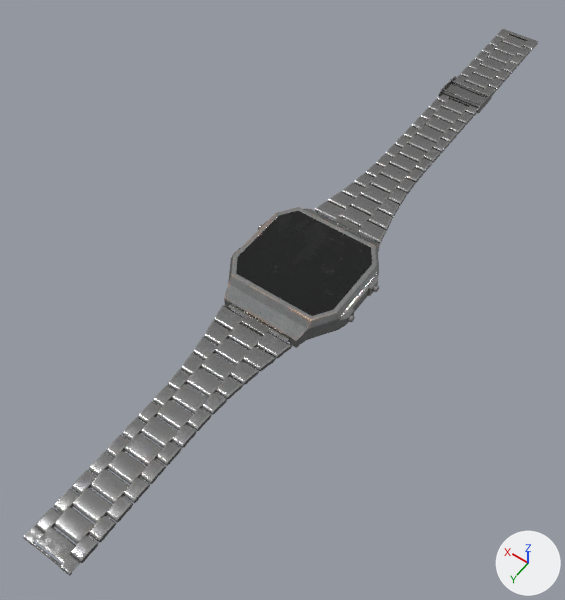
One commit to the glTF model public/assets/models/digital_wrist_watch.glb: the scene before it, then after it.
The view is the same before and after, from a 50 mm camera at (-0.07, 0.107, 0.154) aimed at (0.005, 0.003, -0.01). Every picture has the same lights, and +X, +Y and +Z are marked at lower right. The first picture is the older version. Where no turn or scale is listed for an object, it has been applied to the vertices. Vertices at exactly the same position are counted once.

In view in the first picture: 'digital_wrist_watch', 'digital_wrist_watch_clasp', 'digital_wrist_watch_strap_a', 'digital_wrist_watch_strap_b'.
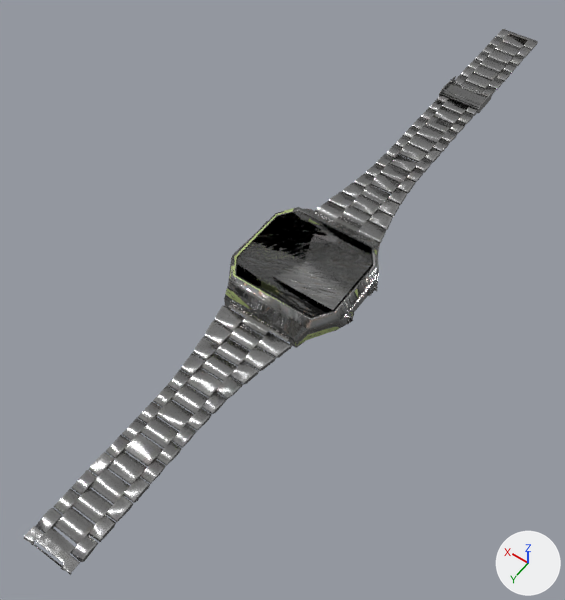
Where the newer file only moved an object's origin or applied its transform, the numbers keep the older frame.

Changed parts and their boxes (x1, y1, x2, y2) in the pictures (565 x 600 px):
'digital_wrist_watch_strap_a', reshaped, moved, rescaled
    before: (35, 304, 292, 563)
    after: (35, 304, 292, 562)
'digital_wrist_watch_strap_b', reshaped
    before: (315, 29, 538, 244)
    after: (315, 29, 538, 243)
part 1 of me_plane_008, deleted
    before: (224, 207, 380, 348)
part 2 of me_plane_008, surface changed
    both: (224, 209, 380, 341)
part 3 of me_plane_021, cut back
    before: (35, 304, 290, 563)
    after: (54, 304, 290, 524)
part 4 of me_plane_022, cut back
    before: (315, 31, 538, 244)
part 5 of me_plane_022, surface changed
    before: (441, 83, 470, 106)
    after: (441, 92, 478, 109)

Diff of the bpy script that builds the scene:
```diff
--- a/public/assets/models/digital_wrist_watch.glb.py
+++ b/public/assets/models/digital_wrist_watch.glb.py
@@ me_plane_008 @@
 # used by ob_digital_wrist_watch; location = (0.0, 0.0, 0.0017)
-me_plane_008.from_pydata(...)  # 790 vertices, 1356 faces; spans x -0.0182..0.0182, y -0.0189..0.0189, z -0.0042..0.0042
+me_plane_008.from_pydata(...)  # 209 vertices, 368 faces; spans x -0.0182..0.0173, y -0.0189..0.0189, z -0.0042..0.0042
+# me_plane_008 part 1: 524 vertices removed from x -0.0182..0.0173, y -0.0189..0.0189, z -0.0042..0.0042
+# me_plane_008 part 2: 125 kept faces spanning x -0.0173..0.0173, y -0.0189..0.0189, z -0.0042..0.0042 get new texture (UV) coordinates
+# other edits to the shape of me_plane_008 do not show in these pictures
 me_plane_008.materials.append(mat_digital_wrist_watch)
@@ me_plane_021 @@
 # used by ob_digital_wrist_watch_strap_a; location = (0.0, 0.0512, 0.0001); scale = (0.0351, 0.0351, 0.0351)
-me_plane_021.from_pydata(...)  # 1620 vertices, 3084 faces; spans x -0.29..0.29, y -1.0..1.0, z -0.04..0.04
+me_plane_021.from_pydata(...)  # 523 vertices, 890 faces; spans x -0.3..0.3, y -1.0..1.0, z -0.04..0.04
+# me_plane_021 part 3: 36 vertices moved within x -0.2..0.24, y -0.87..0.83, z 0.0..0.03; 1169 vertices removed from x -0.29..0.29, y -1.0..1.0, z -0.04..0.04; 72 vertices added at x -0.3..0.3, y -0.94..0.71, z -0.02..0.04
 me_plane_021.materials.append(mat_digital_wrist_watch)
@@ me_plane_022 @@
 # used by ob_digital_wrist_watch_strap_b; location = (0.0, -0.072, 0.0008)
-me_plane_022.from_pydata(...)  # 2856 vertices, 5472 faces; spans x -0.0103..0.0103, y -0.0558..0.0558, z -0.002..0.002
+me_plane_022.from_pydata(...)  # 910 vertices, 1580 faces; spans x -0.0103..0.0103, y -0.0555..0.0558, z -0.002..0.002
+# me_plane_022 part 4: 6 vertices moved within x -0.0067..0.0067, y -0.0191..-0.0134, z 0.001..0.0016; 1946 vertices removed from x -0.0103..0.0103, y -0.0558..0.0558, z -0.002..0.002
+# me_plane_022 part 5: 13 kept faces spanning x -0.0068..0.0067, y -0.0184..-0.012, z 0.0006..0.0007 get new texture (UV) coordinates
 me_plane_022.materials.append(mat_digital_wrist_watch)
@@ ob_digital_wrist_watch_strap_a @@
 ob_digital_wrist_watch_strap_a = bpy.data.objects.new('digital_wrist_watch_strap_a', me_plane_021)
-ob_digital_wrist_watch_strap_a.location = (0.0, 0.0512, 0.0001)
-ob_digital_wrist_watch_strap_a.scale = (0.0351, 0.0351, 0.0351)
+ob_digital_wrist_watch_strap_a.location = (0.0, 0.0513, 0.0001)
+ob_digital_wrist_watch_strap_a.scale = (0.035, 0.035, 0.035)
```
